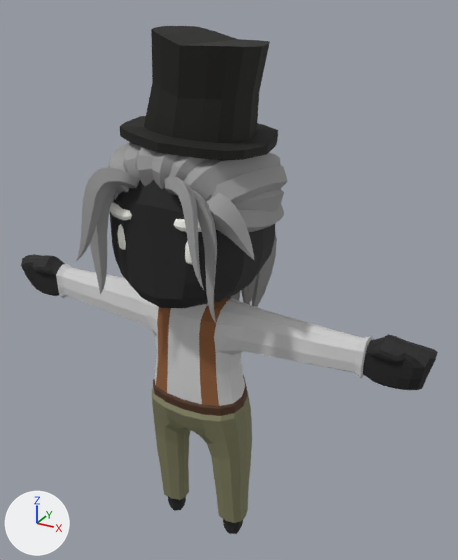
Two versions of the glTF model public/assets/worldstream/rigged/q-grandma.glb, one commit apart.
Before and after are seen from a 50 mm lens placed at (1.02, -1.636, 1.889), pointed at (0.062, 0.107, 1.017). Arrows for +X, +Y and +Z are at lower left; the lights stay in place. The older version comes first. Where no turn or scale is listed for an object, it has been applied to the vertices. Vertices at exactly the same position are counted once.

The first picture shows 'Body'.
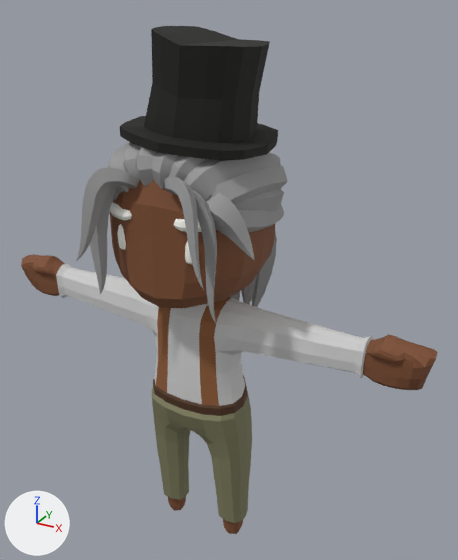
Boxes [x1, y1, x2, y2] around the edits, measured in the pictures (458 x 560 px):
part 1 of me_cube_004, recoloured
    both: [21, 180, 438, 534]

The edits, one by one:
me_cube_004 has 3389 vertices, 6650 faces and spans x -0.78..0.78, y -0.32..0.37, z -0.01..1.82.
me_cube_004 is used by ob_body; location (0.002, -0.003, 0.009).
me_cube_004 part 1: 952 faces centred in x -0.78..0.78, y -0.23..0.23, z -0.01..1.5 are repainted in the vertex colours; the middle colour goes from black #1f1f1f to brown #7d4e31.
